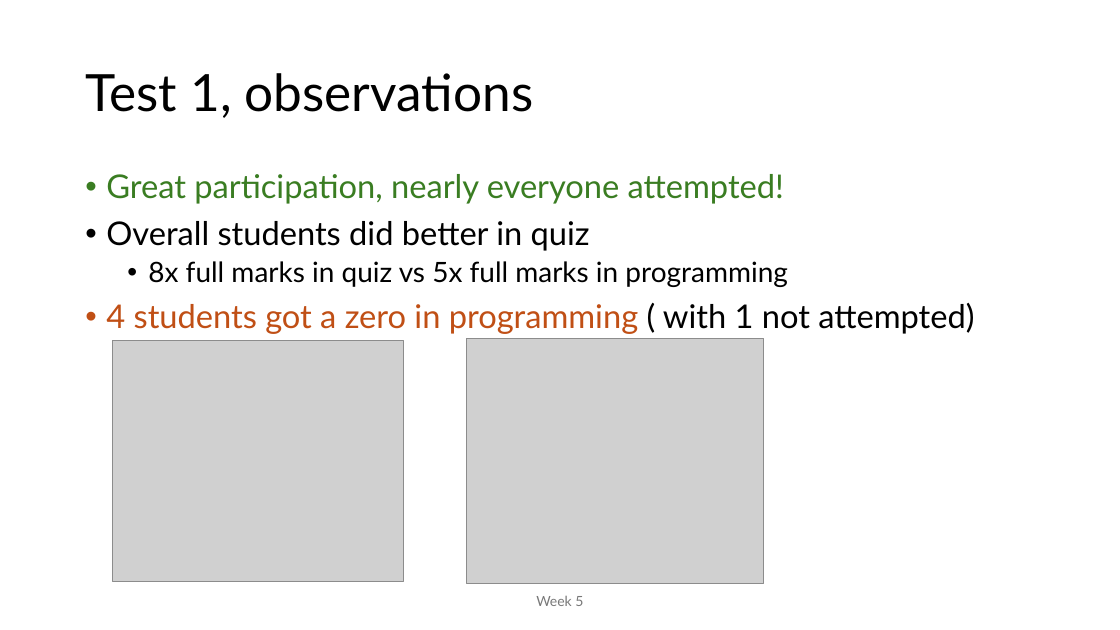
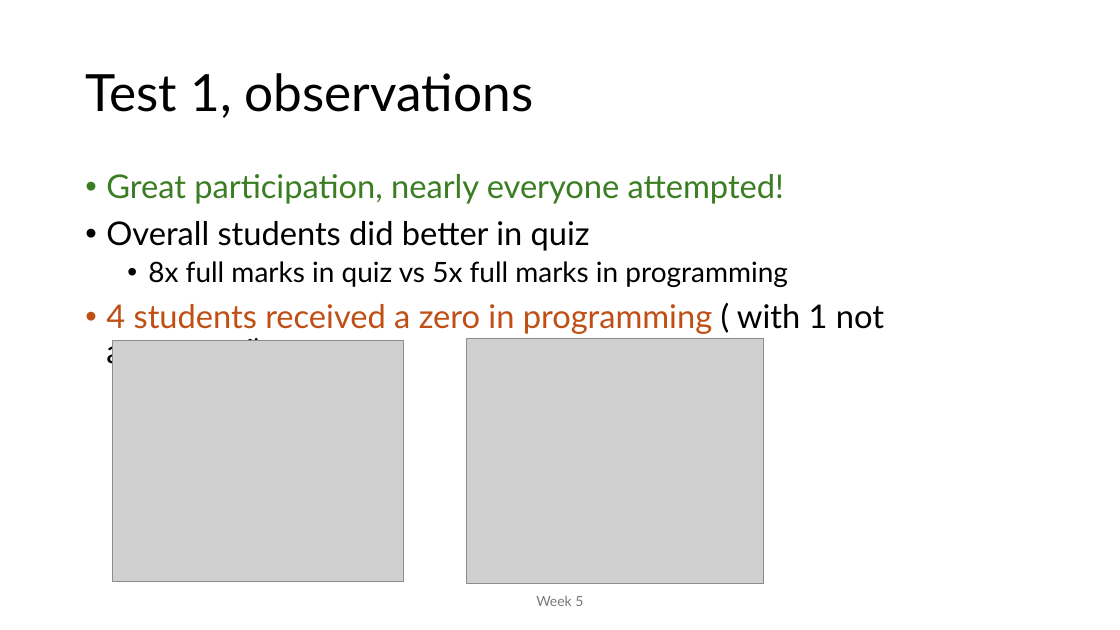
Before and after one commit to MoklaEducation/ems_winter_2025_acsl101, a slide deck: slide 1 of expression_infix_prefix_postfix_wk05/expression_infix_prefix_postfix.pptx. Drawn at 1120x630 pixels with LibreOffice and Linux fonts; fonts in the diff are those of the drawing; grey boxes stand for pictures. Boxes give left, top, right and bottom in pixels: in the first picture for what was removed or moved away, otherwise in the second. Text is boxed around its words. In the diff, an @@ line names an element or a change of style, - is before the commit and + after.

```diff
--- a/expression_infix_prefix_postfix_wk05/expression_infix_prefix_postfix.pptx
+++ b/expression_infix_prefix_postfix_wk05/expression_infix_prefix_postfix.pptx
@@ text at [106,304,884,370]: text changed @@
-• 4 students got a zero in programming ( with 1 not attempted)
+• 4 students received a zero in programming ( with 1 not attempted)
```
Also in this commit, not shown: 2 other files.
